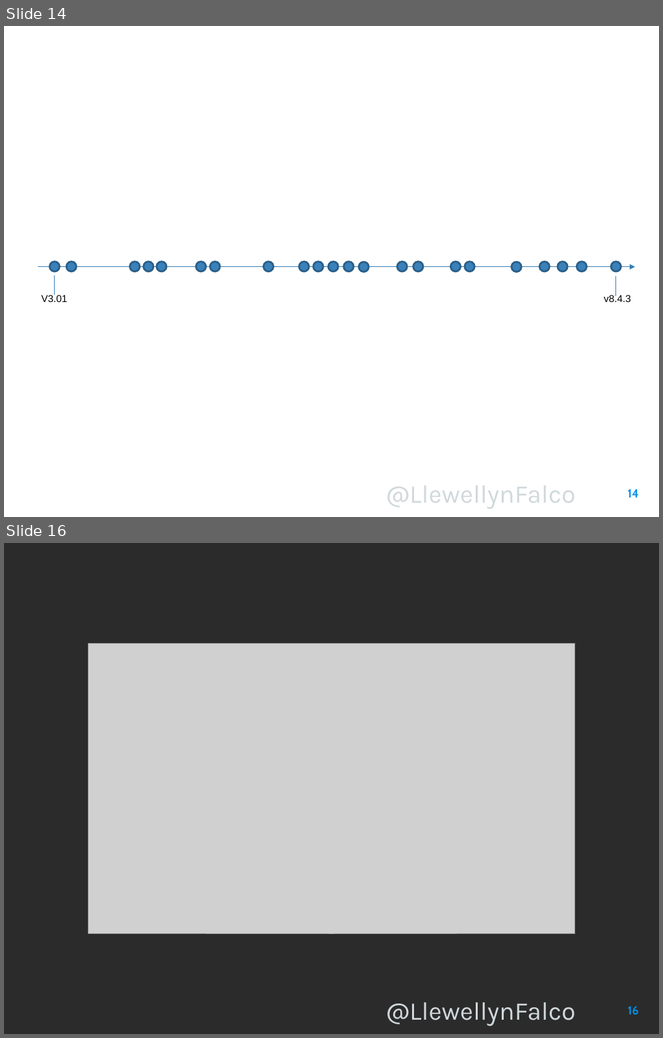
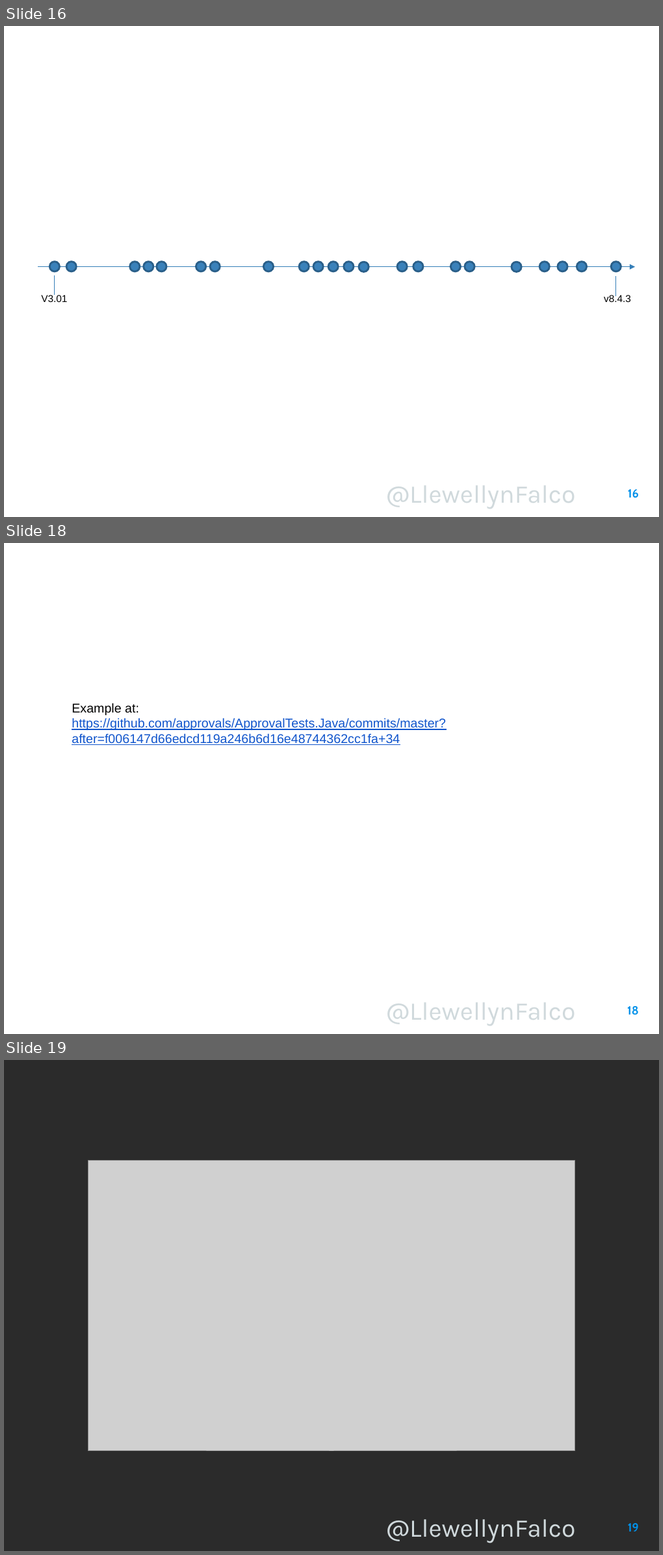
Before and after one commit to isidore/Talk-AvoidingLockIn, a slide deck: Avoiding Lock-In.pptx. Shown one above the other, each under a label of ours: slides 14 and 16 before the commit, slides 16, 18 and 19 after it; the slides between them are not shown. The pictures are 663x1038 and 663x1555 pixels, drawn with LibreOffice and Linux fonts; fonts in the diff are those of the drawing; grey boxes stand for pictures; background and template pictures are left out; a plain dark background stands for a picture behind light text. Boxes give left, top, right and bottom in pixels: in the first picture for what was removed or moved away, otherwise in the second. Text is boxed around its words. In the diff, an @@ line names an element or a change of style, - is before the commit and + after.

```diff
--- a/Avoiding Lock-In.pptx
+++ b/Avoiding Lock-In.pptx
@@ slide 18 added at [4,543,659,1034], background picture (left out); not listed: 1 template element that a slide beside it also shows @@
@@ text added at [72,703,446,745], 14 pt, text #1155CC, underline @@
+Example at:
+https://github.com/approvals/ApprovalTests.Java/commits/master?after=f006147d66edcd119a246b6d16e48744362cc1fa+34
@@ page number added at [627,1006,639,1016], 13 pt, text #0091EA, bold @@
+18
@@ what was slide 14 is now slide 16 @@
@@ page number at [628,489,639,499]: text changed @@
-14
+16
@@ what was slide 16 is now slide 19 @@
@@ page number at [628,1523,639,1532]: text changed @@
-16
+19
```
Also in this commit, not shown: 5 slides changed, 7 other slides added, 1 slide removed.
